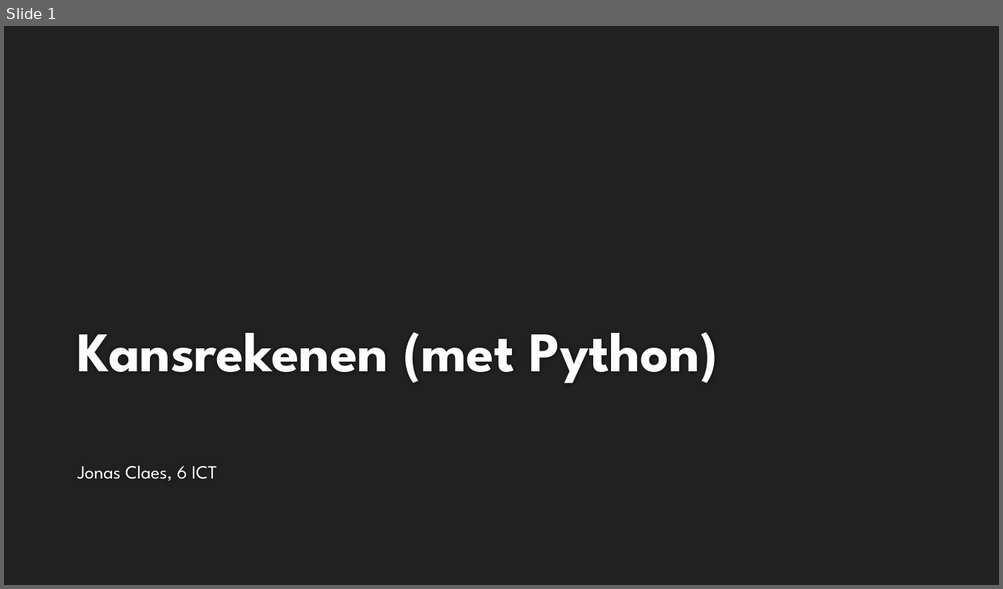
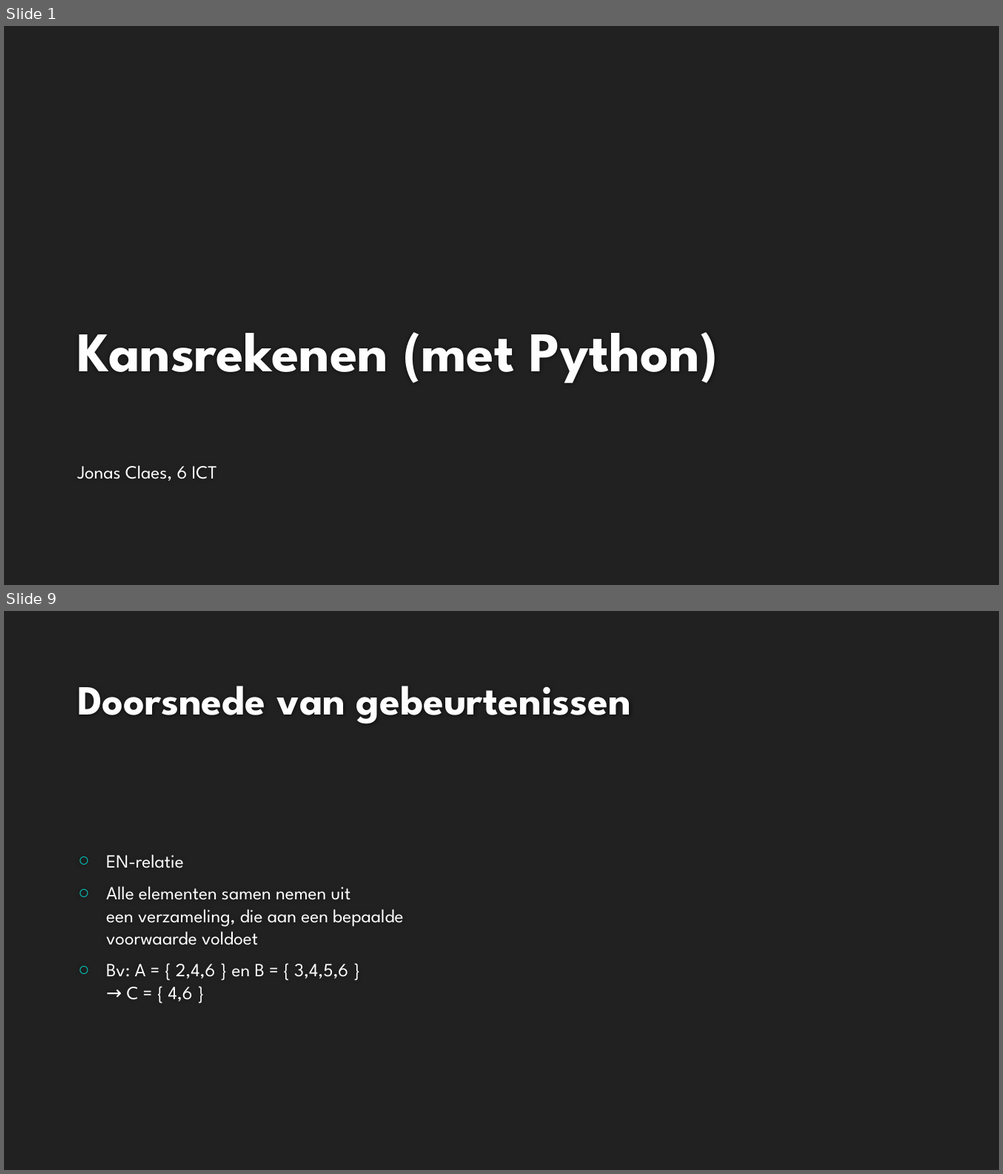
Before and after one commit to jonasclaes/Kansrekenen_met_Python, a slide deck: Kansrekenen (met Python).pptx. Shown one above the other, each under a label of ours: slide 1 before the commit, slides 1 and 9 after it; the slides between them are not shown. The pictures are 1003x589 and 1003x1174 pixels, drawn with LibreOffice and Linux fonts; fonts in the diff are those of the drawing; background and template pictures are left out. Boxes give left, top, right and bottom in pixels: in the first picture for what was removed or moved away, otherwise in the second. Text is boxed around its words. In the diff, an @@ line names an element or a change of style, - is before the commit and + after.

```diff
--- a/Kansrekenen (met Python).pptx
+++ b/Kansrekenen (met Python).pptx
@@ slide 9 added at [4,611,999,1170], background #212121 @@
@@ title added at [77,686,631,724], 40 pt, text #FEFEFE, bold @@
+Doorsnede van gebeurtenissen
@@ text added at [106,854,403,1002], 18 pt, text #FFFFFF @@
+○ EN-relatie
+○ Alle elementen samen nemen uit
+  een verzameling, die aan een bepaalde
+  voorwaarde voldoet
+○ Bv: A = { 2,4,6 } en B = { 3,4,5,6 }
+  → C = { 4,6 }
```
Also in this commit, not shown: 2 slides changed, 5 other slides added.
